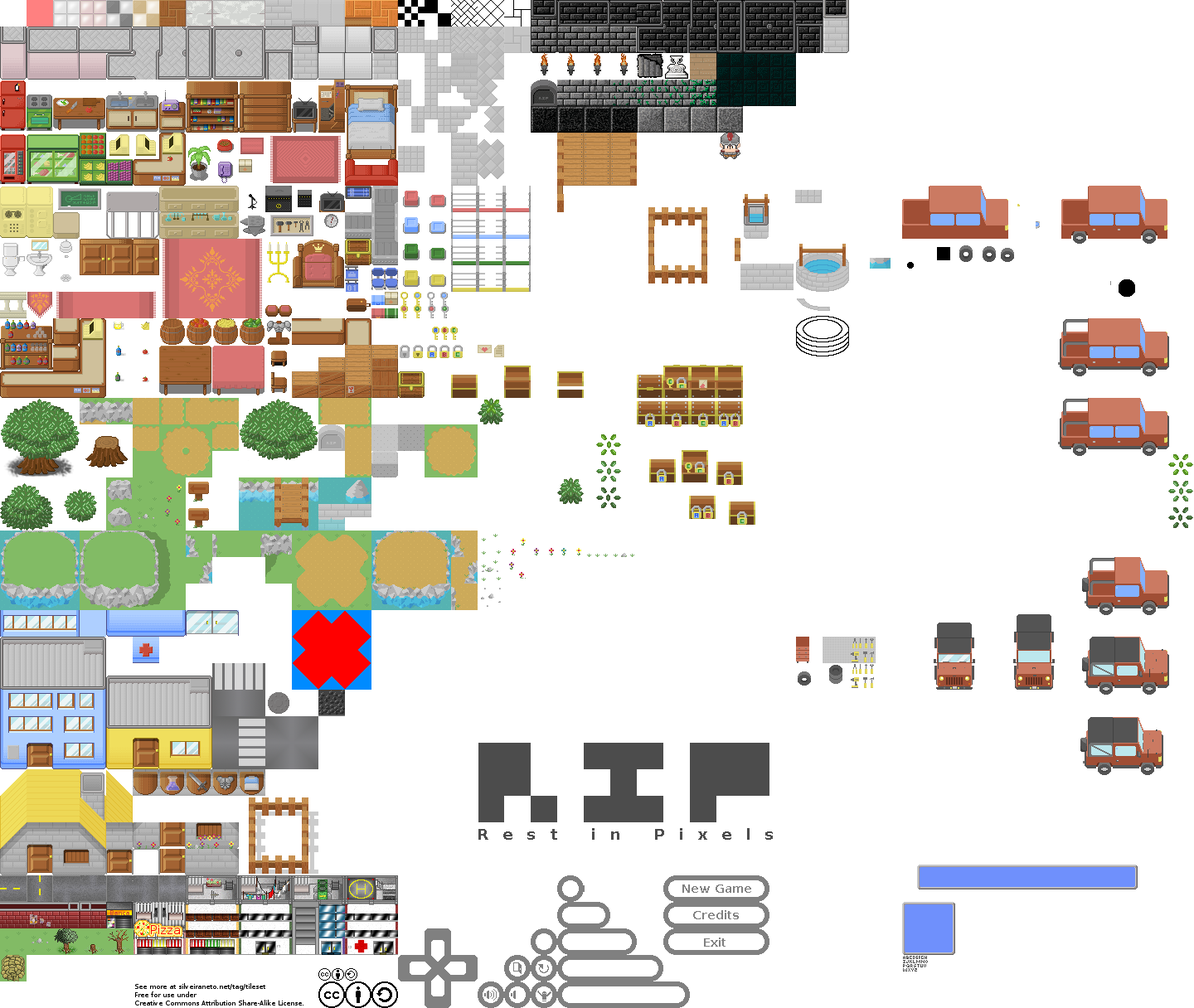
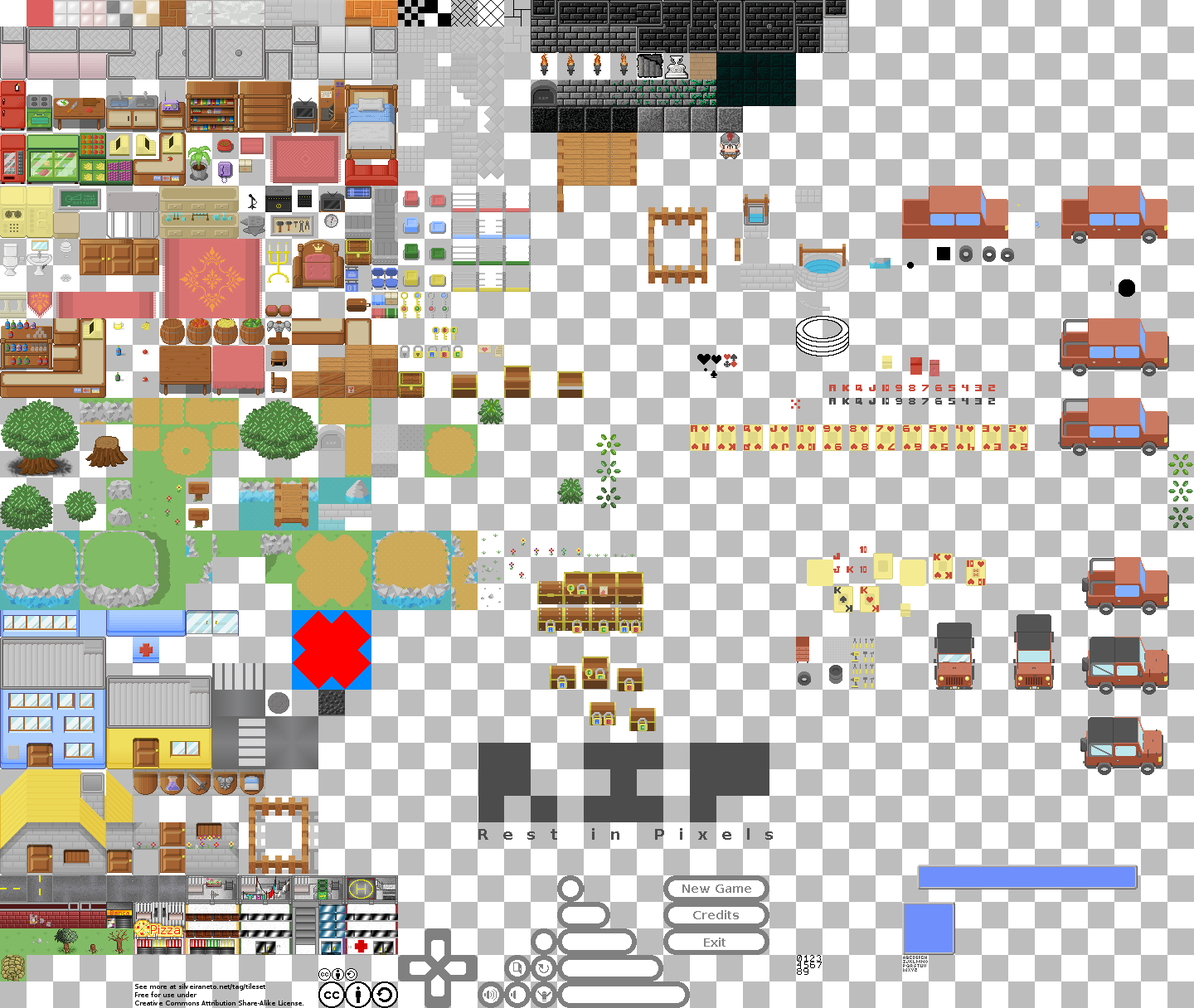
Layered file, before and after one edit (1194x1008). Changes by layer:
painted on "Background" over 537, 353, 1028, 732
showed "chess 32x32" over 0, 0, 1194, 1008
